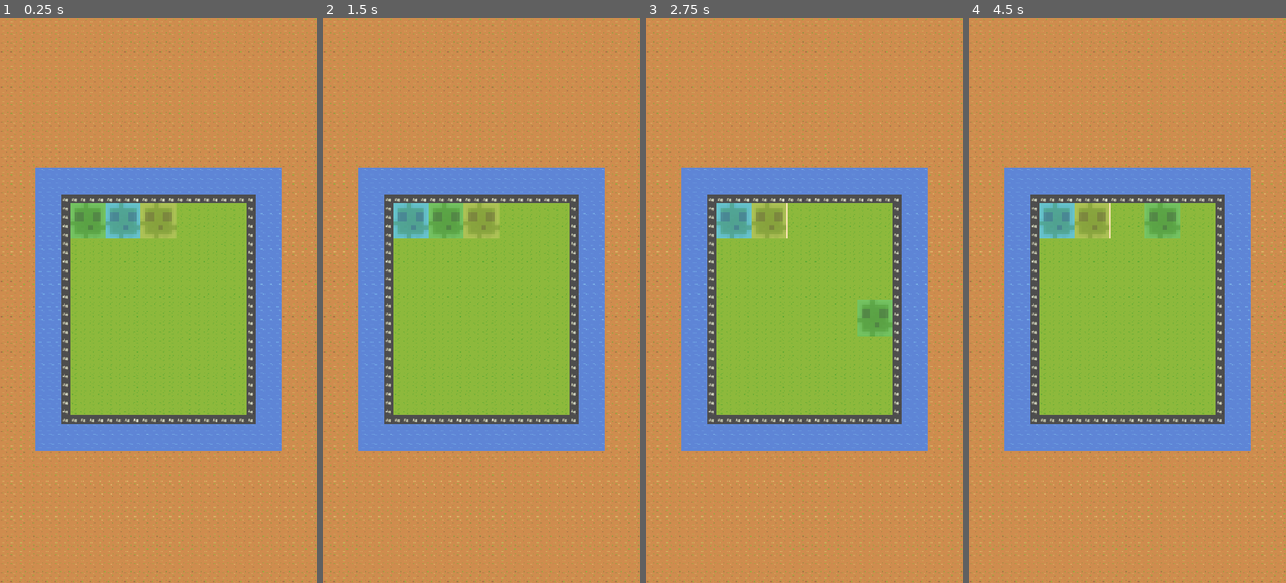
Above: before the commit, frames 1-4 (left to right).
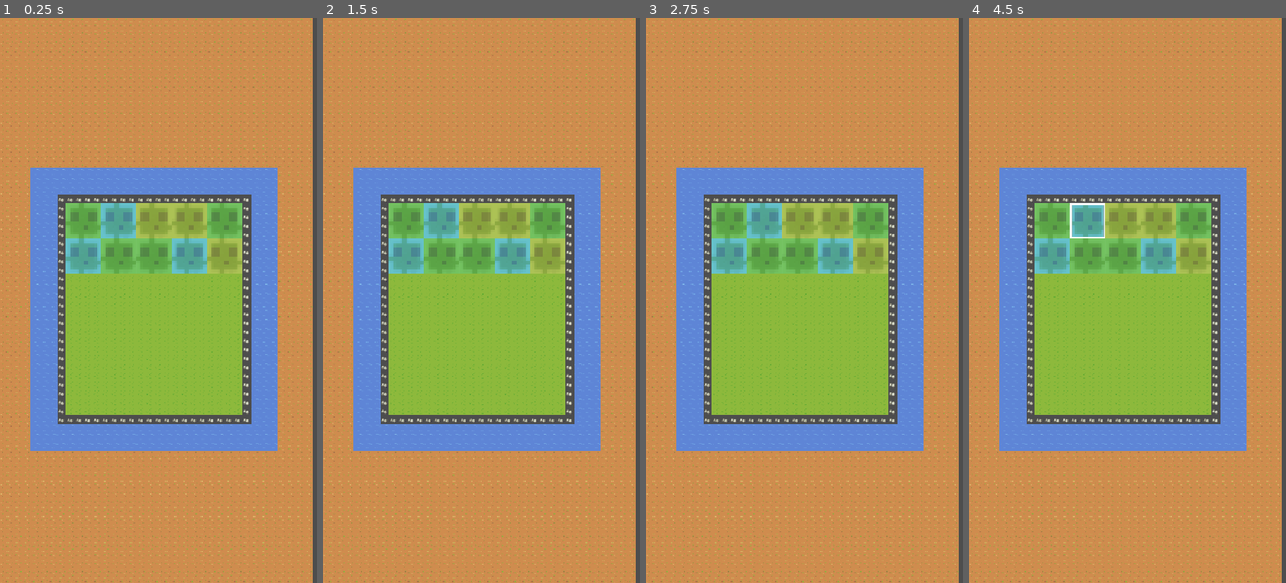
Above: after the commit, the same moments.

Repository: EliJ0y/Slime-Slider
Game: Godot game, scene res://Scenes/Levels/level_1.tscn
The game is run twice, just before and just after one commit, with the same random seed, the same clock (stepped at 60 frames per second) and the same inputs.
Inputs (mouse positions are in pixels of both pictures, inside the frame that each line leads up to):
- Up to frame 1 (0.25 s): no input
- Up to frame 2 (1.5 s): click (411, 221) at 0.52 s; tap Enter at 1.25 s; move the mouse to (551, 272) at 1.27 s; hold D (right) from 1.28 s (still down); tap Alt at 1.35 s; click (551, 272) at 1.42 s
- Up to frame 3 (2.75 s): move the mouse to (741, 328) at 2.02 s; release D (right) at 2.03 s; hold S (down) from 2.03 s (still down); tap Shift at 2.1 s
- Up to frame 4 (4.5 s): move the mouse to (1159, 176) at 2.77 s; release S (down) at 2.78 s; hold D (right) 2.78-3.53 s; tap Alt at 2.85, 4.35 s; tap Space at 3.5 s; move the mouse to (1111, 413) at 3.52 s; hold W (up) 3.53-4.28 s; tap Shift at 3.6 s; click (1111, 413) at 3.67 s; move the mouse to (1222, 385) at 4.27 s; hold A (left) from 4.28 s (still down)

The runs differ from the first frame. In frame 1, 19% of the frame differs, in the area x 0-100%, y 0-100%; in frame 2, 20%; in frame 3, 21%; in frame 4, 20%.

Commit message:
slimes glow randomly
only glowing slimes can get controlled
glow disappears after a while
new unglowing slime gets picked to glow consistently

Diff:
--- a/slime-slider/Scenes/Levels/level_1.tscn
+++ b/slime-slider/Scenes/Levels/level_1.tscn
@@ -1190,7 +1190,6 @@
 sources/0 = SubResource("TileSetAtlasSource_3mqfk")
 
 [node name="Level 1" type="Node2D" unique_id=1685067880]
-position = Vector2(8, 0)
 script = ExtResource("1_tlcug")
 
 [node name="TileMapLayer" type="TileMapLayer" parent="." unique_id=670428057]
@@ -1201,14 +1200,39 @@
 [node name="Slimes" type="Node" parent="." unique_id=919596169]
 
 [node name="Slime" parent="Slimes" unique_id=1628136711 instance=ExtResource("3_3mqfk")]
-position = Vector2(8, 0)
+position = Vector2(152, 368)
 
 [node name="Slime2" parent="Slimes" unique_id=877921317 instance=ExtResource("3_3mqfk")]
-position = Vector2(72, 0)
+position = Vector2(216, 368)
 slime_colour = 1
 
 [node name="Slime3" parent="Slimes" unique_id=1696226638 instance=ExtResource("3_3mqfk")]
-position = Vector2(136, 0)
+position = Vector2(280, 368)
+slime_colour = 2
+
+[node name="Slime4" parent="Slimes" unique_id=1487584656 instance=ExtResource("3_3mqfk")]
+position = Vector2(344, 368)
+slime_colour = 2
+
+[node name="Slime5" parent="Slimes" unique_id=1606436373 instance=ExtResource("3_3mqfk")]
+position = Vector2(408, 368)
+
+[node name="Slime6" parent="Slimes" unique_id=593806081 instance=ExtResource("3_3mqfk")]
+position = Vector2(152, 432)
+slime_colour = 1
+
+[node name="Slime7" parent="Slimes" unique_id=938872208 instance=ExtResource("3_3mqfk")]
+position = Vector2(216, 432)
+
+[node name="Slime8" parent="Slimes" unique_id=1756164096 instance=ExtResource("3_3mqfk")]
+position = Vector2(280, 432)
+
+[node name="Slime9" parent="Slimes" unique_id=2074644890 instance=ExtResource("3_3mqfk")]
+position = Vector2(344, 432)
+slime_colour = 1
+
+[node name="Slime10" parent="Slimes" unique_id=1160487204 instance=ExtResource("3_3mqfk")]
+position = Vector2(408, 432)
 slime_colour = 2
 
 [node name="Game Manager" parent="." unique_id=421157100 instance=ExtResource("4_iixi8")]
--- a/slime-slider/Scenes/slime.tscn
+++ b/slime-slider/Scenes/slime.tscn
@@ -1,6 +1,8 @@
 [gd_scene format=3 uid="uid://c0klpfbdji3fy"]
 
 [ext_resource type="Script" uid="uid://on5ntedt7hnc" path="res://Scripts/slime.gd" id="1_jokqx"]
+[ext_resource type="Texture2D" uid="uid://d4gj5l5rd82ye" path="res://Assets/blue-slime.png" id="2_aiwxb"]
+[ext_resource type="Texture2D" uid="uid://dwxlti4md1rt6" path="res://Assets/White border.png" id="3_paq7w"]
 
 [sub_resource type="StyleBoxEmpty" id="StyleBoxEmpty_3mqfk"]
 
@@ -15,20 +17,23 @@
 script = ExtResource("1_jokqx")
 
 [node name="Slime Button" type="Button" parent="." unique_id=1183849100]
-offset_left = 120.0
-offset_top = 336.0
-offset_right = 128.0
-offset_bottom = 344.0
+offset_left = -32.0
+offset_top = -32.0
+offset_right = -24.0
+offset_bottom = -24.0
 scale = Vector2(8, 8)
 theme_override_styles/normal = SubResource("StyleBoxEmpty_3mqfk")
 theme_override_styles/pressed = SubResource("StyleBoxEmpty_iixi8")
 theme_override_styles/hover = SubResource("StyleBoxEmpty_cyadu")
 
 [node name="Slime Sprite" type="Sprite2D" parent="." unique_id=711124920]
-position = Vector2(152, 368)
 scale = Vector2(0.107, 0.107)
+texture = ExtResource("2_aiwxb")
+
+[node name="White Border" type="Sprite2D" parent="." unique_id=434014056]
+scale = Vector2(0.58000004, 0.58000004)
+texture = ExtResource("3_paq7w")
 
 [node name="CollisionShape2D" type="CollisionShape2D" parent="." unique_id=1314686858]
-position = Vector2(152, 368)
-scale = Vector2(3.19, 3.19)
+scale = Vector2(3.15, 3.15)
 shape = SubResource("RectangleShape2D_swwnm")
--- a/slime-slider/Scripts/game_manager.gd
+++ b/slime-slider/Scripts/game_manager.gd
@@ -2,17 +2,48 @@
 
 var slimes: Array
 var controlled_slime
+var pick_glow_interval = 4.0
 
 func _ready() -> void:
 	slimes = $"../Slimes".get_children()
 	for slime in slimes:
 		var slime_button = slime.get_node("Slime Button")
 		slime_button.connect("pressed", on_slime_clicked)
+		slime.connect("stopped_glowing", on_slime_stopped_glowing) #gets the signal from slime.gd
+	glowing_slime_cycle()
 
 func on_slime_clicked():
-	if controlled_slime != null:
+	var clicked_button = get_viewport().gui_get_focus_owner()
+	#need to get the parent to be able to call on_slime_selected() as the script is on the parent node
+	var clicked_slime = clicked_button.get_parent()
+	print("clicked: ", clicked_slime.name, " glowing: ", clicked_slime.is_glowing)
+
+	#checks if slime clicked on is glowing
+	if clicked_slime.is_glowing:
+		print("the slime clicked is glowing")
+		#if there's already a slime being controlled
+		if controlled_slime != null:
+			#unselect that slime
+			controlled_slime.unselect_slime()
+			#the new glowing slime clicked on is now controlled
+		controlled_slime = clicked_slime
+		controlled_slime.on_slime_selected()
+
+func pick_glowing_slimes():
+	#filters out the already glowing slimes
+	var not_glowing_slimes = slimes.filter(func(slime): return not slime.is_glowing)
+	#will only pick slimes that arent already glowing
+	var slime = not_glowing_slimes.pick_random()
+	slime.slime_glowing()
+
+func glowing_slime_cycle():
+	#gets called in ready and runs during the level to continually pick new glowing slimes
+	while true:
+		await get_tree().create_timer(pick_glow_interval).timeout
+		pick_glowing_slimes()
+
+func on_slime_stopped_glowing(slime):
+	#takes control away from the glowing slime if it was being controlled
+	if slime == controlled_slime:
 		controlled_slime.unselect_slime()
-	var controlled_button = get_viewport().gui_get_focus_owner()
-	#need to get the parent to be able to call on_slime_selected() as the script is on the parent node
-	controlled_slime = controlled_button.get_parent()
-	controlled_slime.on_slime_selected()
+		controlled_slime = null
--- a/slime-slider/Scripts/slime.gd
+++ b/slime-slider/Scripts/slime.gd
@@ -1,4 +1,6 @@
 extends CharacterBody2D
+
+signal stopped_glowing(slime)
 
 var green_slime = preload("res://Assets/green-slime.png")
 var blue_slime = preload("res://Assets/blue-slime.png")
@@ -11,10 +13,13 @@
 const move_time = 0.2
 
 var is_moving = false
+var is_glowing = false
+var glow_time = 2.0
 
 func _ready() -> void:
 	$"Slime Sprite".texture = slime_colours[slime_colour]
 	set_physics_process(false)
+	$"White Border".visible = false
 
 func get_input():
 	if is_moving:
@@ -22,12 +27,16 @@
 	var direction = Vector2i.ZERO
 
 	if Input.is_action_pressed("up"):
+		print(is_moving)
 		direction = Vector2i.UP
 	elif Input.is_action_pressed("down"):
+		print(is_moving)
 		direction = Vector2i.DOWN
 	elif Input.is_action_pressed("left"):
+		print(is_moving)
 		direction = Vector2i.LEFT
 	elif Input.is_action_pressed("right"):
+		print(is_moving)
 		direction = Vector2i.RIGHT
 
 	if direction != Vector2i.ZERO:
@@ -41,6 +50,7 @@
 	#checks for collisions by taking object's position and how far it will move
 	if test_move(global_transform, offset, collision):
 		var collided_object = collision.get_collider()
+		print(collided_object)
 		if collided_object is CharacterBody2D:
 			#move other slime first so controlled slime's global position hasnt updated yet
 			collided_object.move_animation(global_position)
@@ -60,6 +70,7 @@
 	is_moving = false
 
 func on_slime_selected():
+	print("getting input")
 	set_physics_process(true)
 
 func unselect_slime():
@@ -67,3 +78,16 @@
 
 func _physics_process(delta: float) -> void:
 	get_input()
+
+func slime_glowing():
+	if !is_glowing:
+		is_glowing = true
+		$"White Border".visible = true
+		await get_tree().create_timer(glow_time).timeout
+		slime_stop_glowing()
+
+func slime_stop_glowing():
+	is_glowing = false
+	$"White Border".visible = false
+	#sends signal to game_manager.gd when a slime stops glowing
+	stopped_glowing.emit(self)
Binary file added: slime-slider/Assets/White border.png
Not shown, added: slime-slider/Assets/White border.png.import
Not shown, changed: .DS_Store
Not shown, changed: slime-slider/.DS_Store
